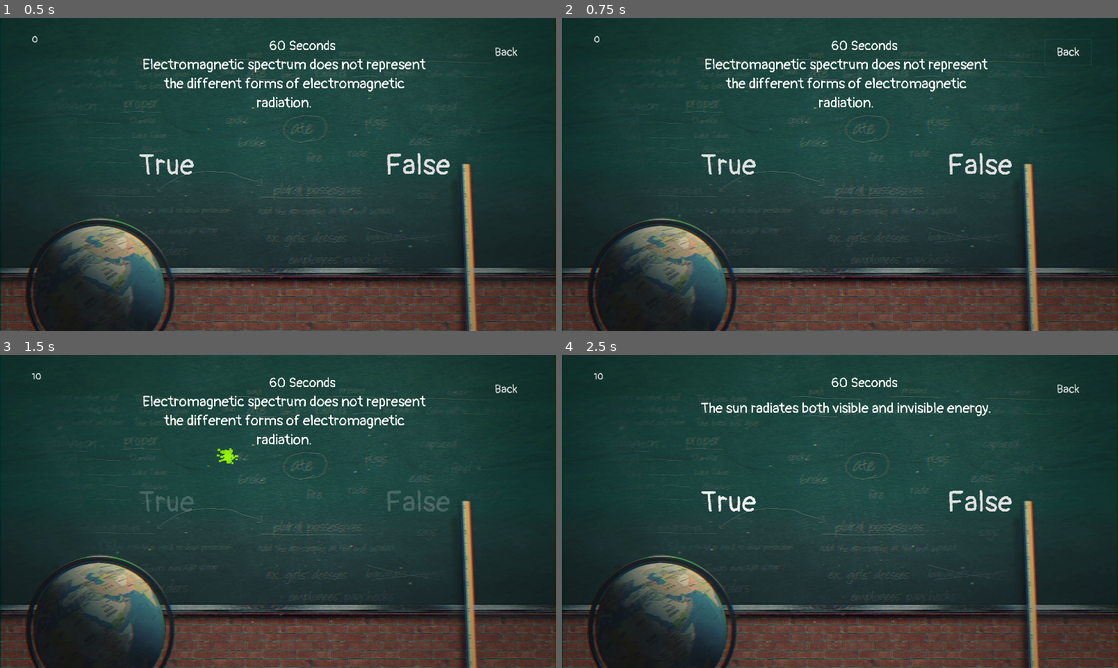
Above: before the commit, frames 1-4 (two rows, left to right).
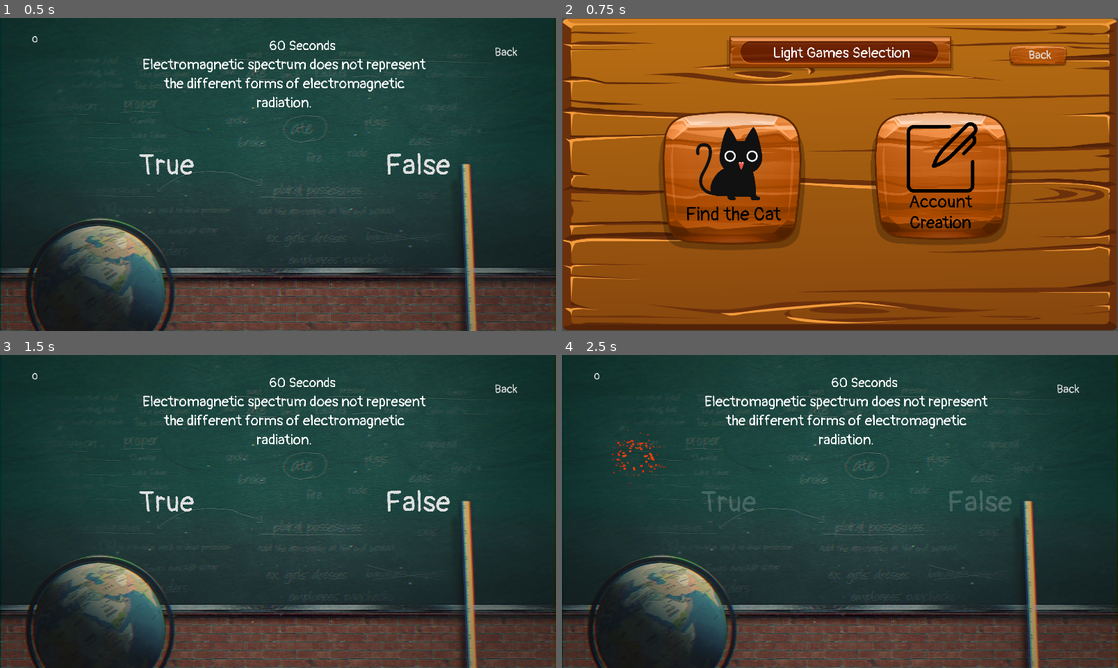
Above: after the commit, the same moments.

Repository: ChunFei96/Godot-PhysicLab
Game: Godot game, scene res://Scenes/Light/Quiz/mainScene.tscn
The game is run twice, just before and just after one commit, with the same random seed, the same clock (stepped at 60 frames per second) and the same inputs. This scene is started directly instead of the project's main scene. Sound files missing from this copy of the repository are replaced by a short silence.
Inputs (mouse positions are in pixels of both pictures, inside the frame that each line leads up to):
- Up to frame 1 (0.5 s): no input
- Up to frame 2 (0.75 s): click "Back" at 0.5 s
- Up to frame 3 (1.5 s): click (394, 502) at 1.25 s, where only the run after the commit has a clickable "Units of Measurements and Phy…"
- Up to frame 4 (2.5 s): click (728, 502) at 2 s, where only the run after the commit has a clickable "True"

Frame 1 is identical in both runs. In frame 2, 100% of the frame differs, in the area x 0-100%, y 0-100%; in frame 3, 0.6%; in frame 4, 2.7%.

Commit message:
update back button script in Quiz game

Diff:
--- a/Scenes/Light/Quiz/controller.gd
+++ b/Scenes/Light/Quiz/controller.gd
@@ -177,3 +177,7 @@
 func _on_mainNode_tree_exiting():
 	$bgm.play()
 	pass # Replace with function body.
+
+
+func _on_BackButton_pressed() -> void:
+	get_tree().change_scene("res://MainLevels/Light/light-selection.tscn")
--- a/Scenes/Light/Quiz/mainScene.tscn
+++ b/Scenes/Light/Quiz/mainScene.tscn
@@ -287,6 +287,7 @@
 volume_db = -35.0
 [connection signal="tree_entered" from="." to="." method="_on_mainNode_tree_entered"]
 [connection signal="tree_exiting" from="." to="." method="_on_mainNode_tree_exiting"]
+[connection signal="pressed" from="BackButton" to="." method="_on_BackButton_pressed"]
 [connection signal="button_up" from="trueButton" to="." method="_on_trueButton_button_up"]
 [connection signal="button_up" from="falseButton" to="." method="_on_falseButton_button_up"]
 [connection signal="timeout" from="timer" to="." method="_on_timer_timeout"]
Not shown: 9 places in Scenes/Light/Quiz/mainScene.tscn that only renumber resources
